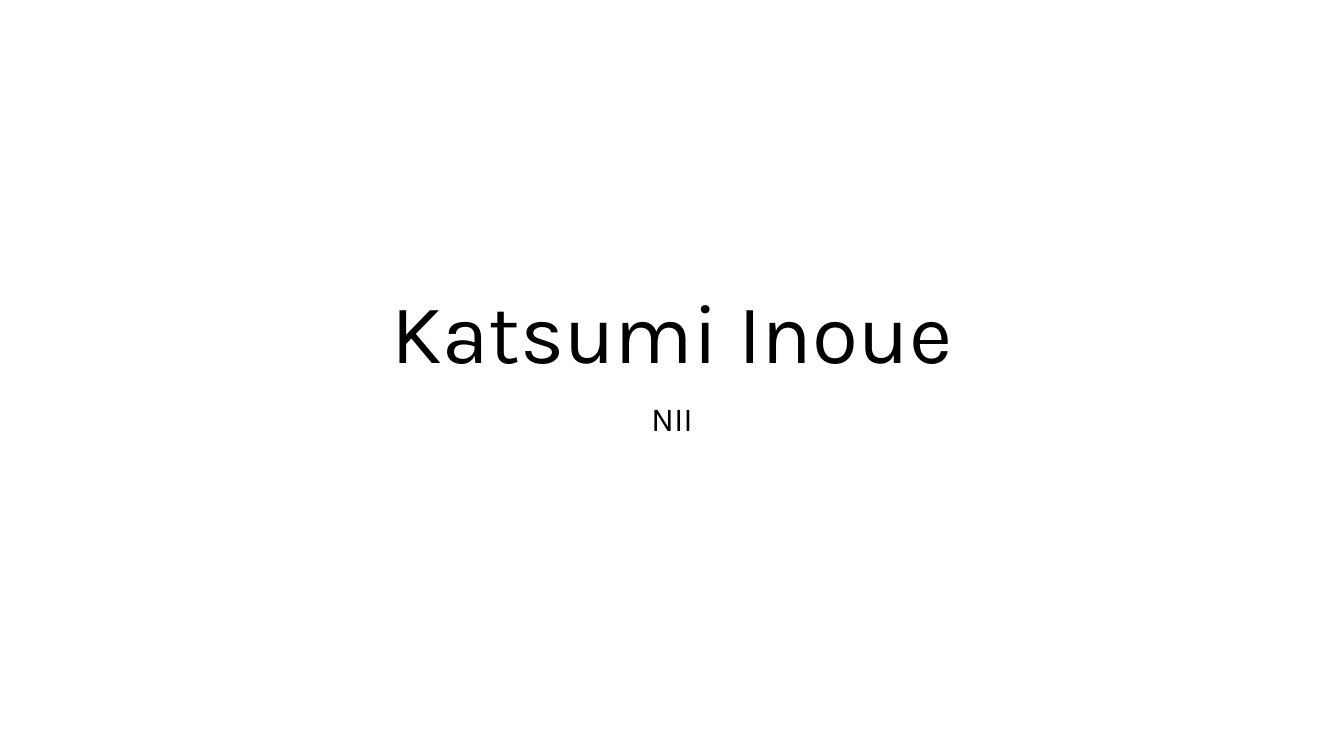
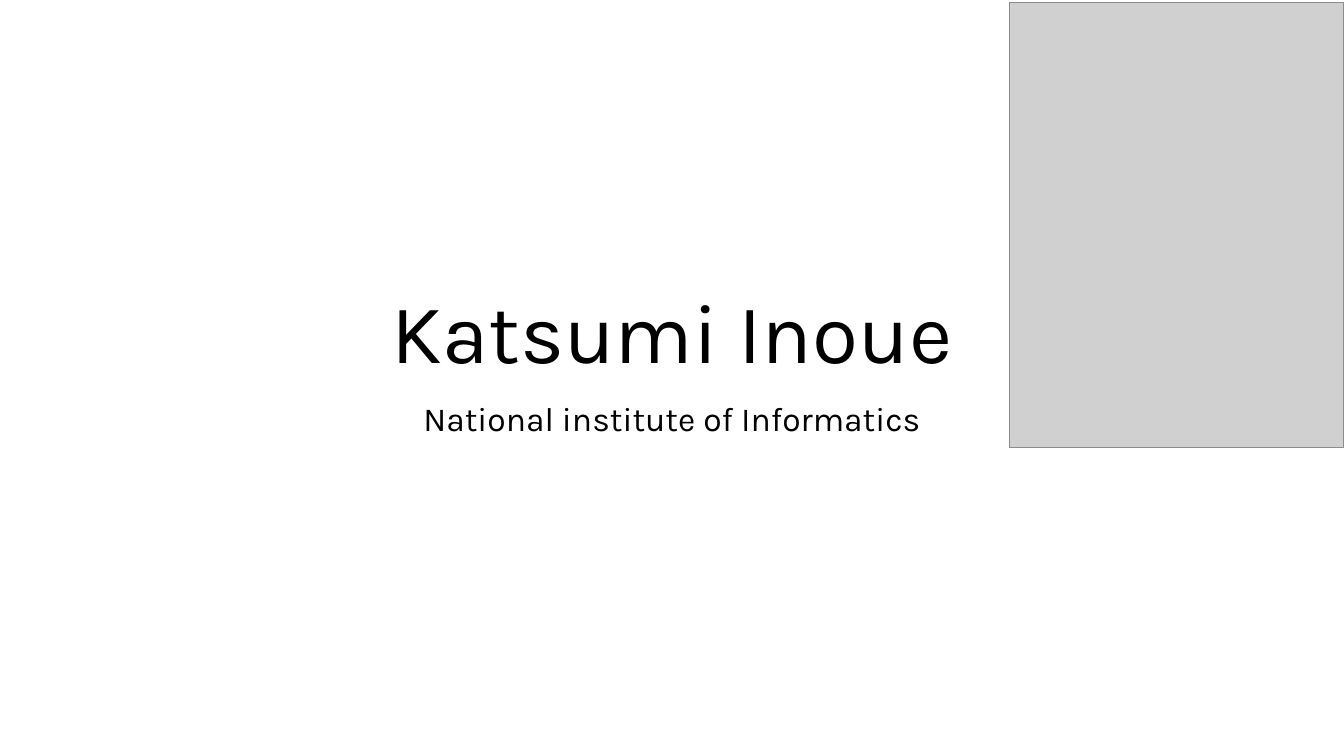
Before and after one commit to NikolajBjorner/ShonanArtOfSAT, a slide deck: slide 21 of Introductions.pptx. Drawn at 1344x756 pixels with LibreOffice and Linux fonts; fonts in the diff are those of the drawing; grey boxes stand for pictures. Boxes give left, top, right and bottom in pixels: in the first picture for what was removed or moved away, otherwise in the second. Text is boxed around its words. In the diff, an @@ line names an element or a change of style, - is before the commit and + after.

```diff
--- a/Introductions.pptx
+++ b/Introductions.pptx
@@ picture added at (1010, 2, 1344, 448) @@
@@ subtitle at (423, 408, 920, 432): text changed @@
-NII
+National institute of Informatics
```
Also in this commit, not shown: 16 other slides changed.
